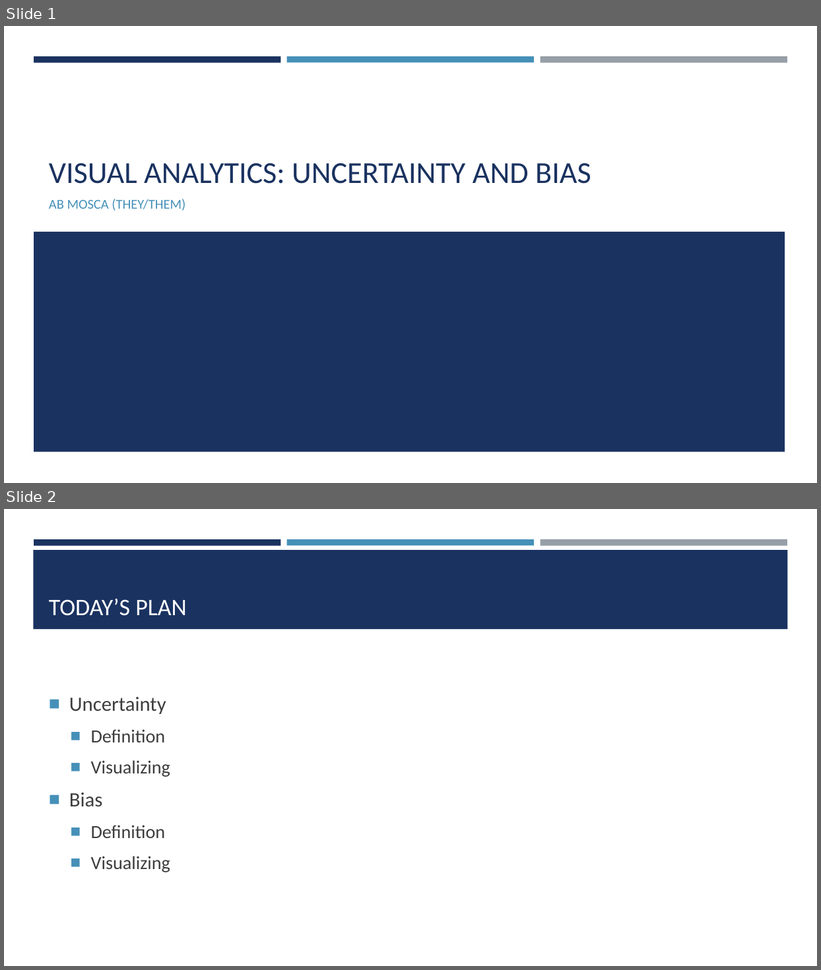
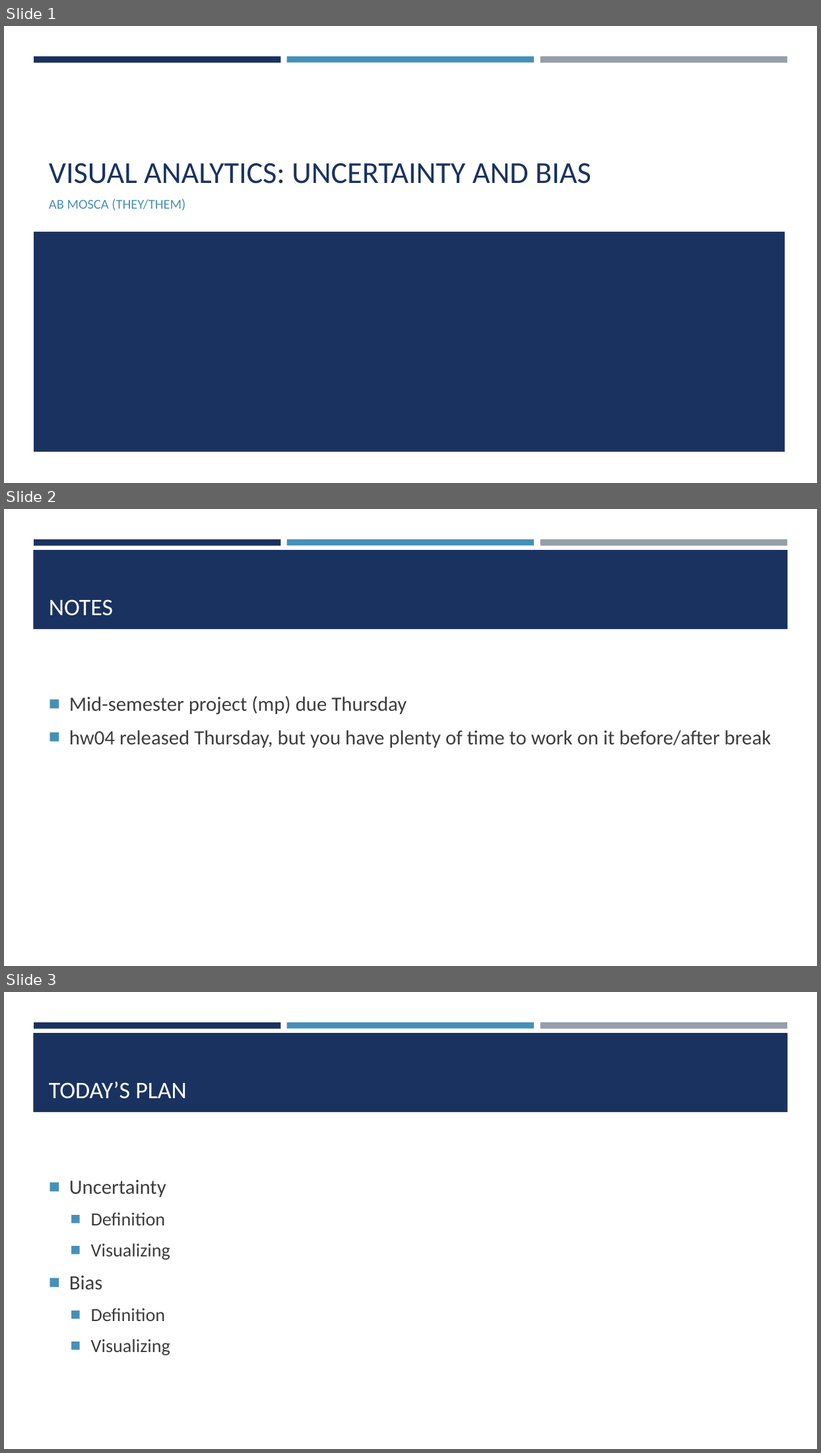
Before and after one commit to amosca01/SDS-CSC235, a slide deck: slides/11-uncertainty-bias.pptx. Shown one above the other, each under a label of ours: slides 1 and 2 before the commit, slides 1, 2 and 3 after it. The pictures are 821x970 and 821x1453 pixels, drawn with LibreOffice and Linux fonts; fonts in the diff are those of the drawing. Boxes give left, top, right and bottom in pixels: in the first picture for what was removed or moved away, otherwise in the second. Text is boxed around its words. In the diff, an @@ line names an element or a change of style, - is before the commit and + after.

Commit message:
slides

```diff
--- a/slides/11-uncertainty-bias.pptx
+++ b/slides/11-uncertainty-bias.pptx
@@ slide 2 added at bbox=[4, 509, 817, 966], background #FFFFFF; not listed: 4 template elements that a slide beside it also shows @@
@@ title added at bbox=[49, 599, 113, 616], 28 pt, text #FFFFFF @@
+NOTES
@@ text added at bbox=[69, 696, 772, 748], 24 pt, text #3D3D3D @@
+■ Mid-semester project (mp) due Thursday
+■ hw04 released Thursday, but you have plenty of time to work on it before/after break
@@ what was slide 2 is now slide 3 @@
```
Also in this commit, not shown: 7 other files.
